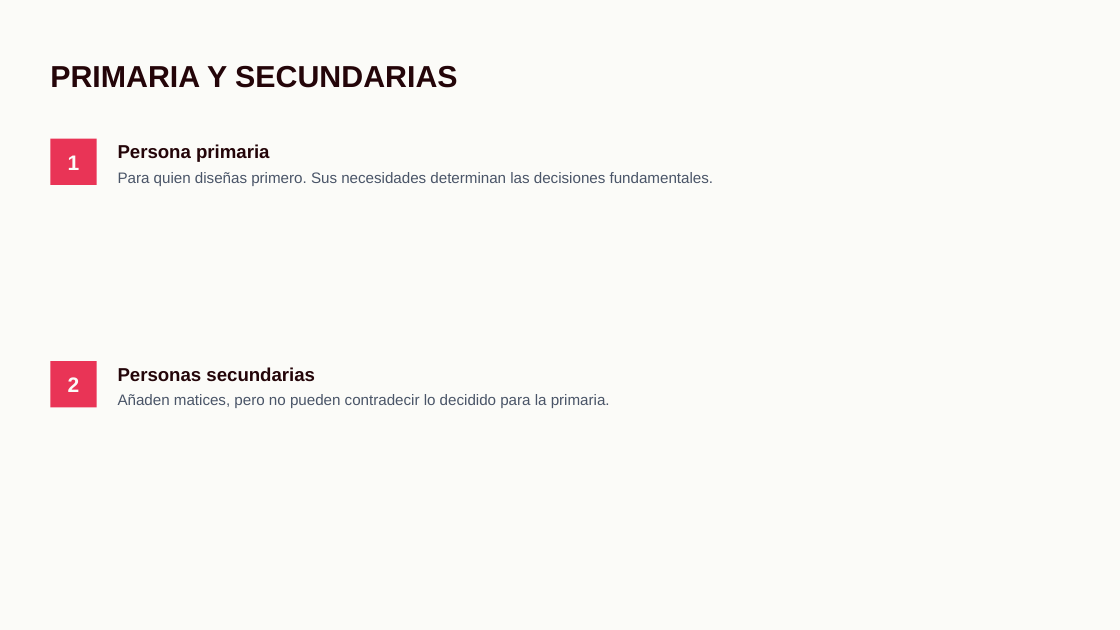
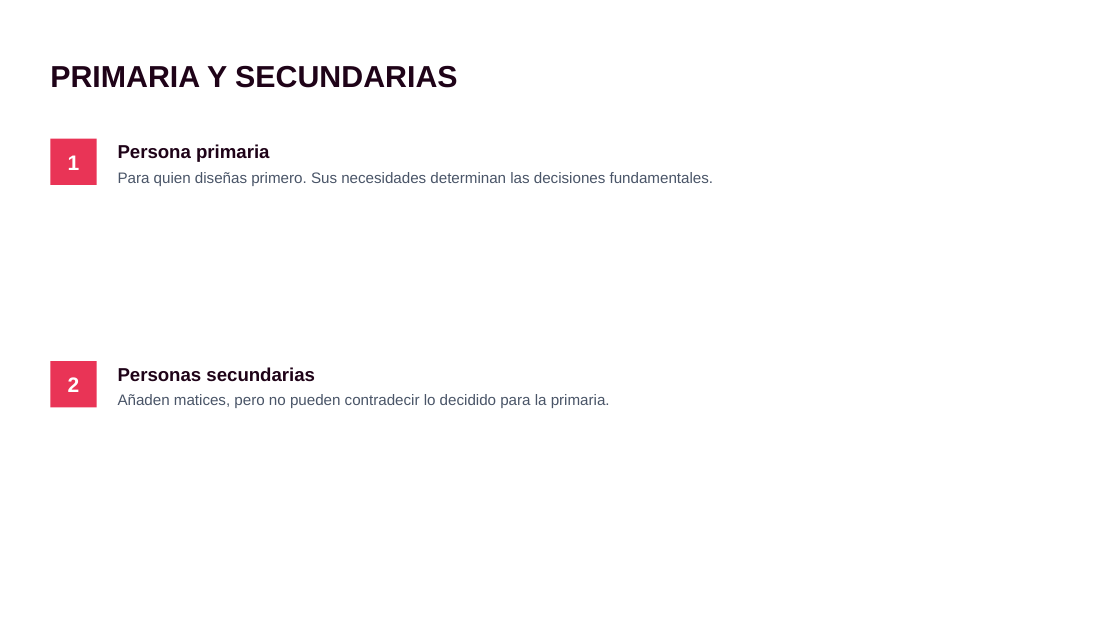
Before and after one commit to envasador/diseno-interfaces-web, a slide deck: slide 4 of docs/orbitas/orbita1/slides/pptx/orbita1_02_que_es_una_persona.pptx. Drawn at 1120x630 pixels with LibreOffice and Linux fonts; fonts in the diff are those of the drawing. Boxes give left, top, right and bottom in pixels: in the first picture for what was removed or moved away, otherwise in the second. Text is boxed around its words. In the diff, an @@ line names an element or a change of style, - is before the commit and + after.

```diff
--- a/docs/orbitas/orbita1/slides/pptx/orbita1_02_que_es_una_persona.pptx
+++ b/docs/orbitas/orbita1/slides/pptx/orbita1_02_que_es_una_persona.pptx
@@ background #FBFBF8 to #FFFFFF @@
@@ text colour #240509 to #1F0318 in 3 elements at [50,65,457,88], [118,144,269,162], [118,367,315,382] @@
```
Also in this commit, not shown: 4 other slides changed, 25 other files.
